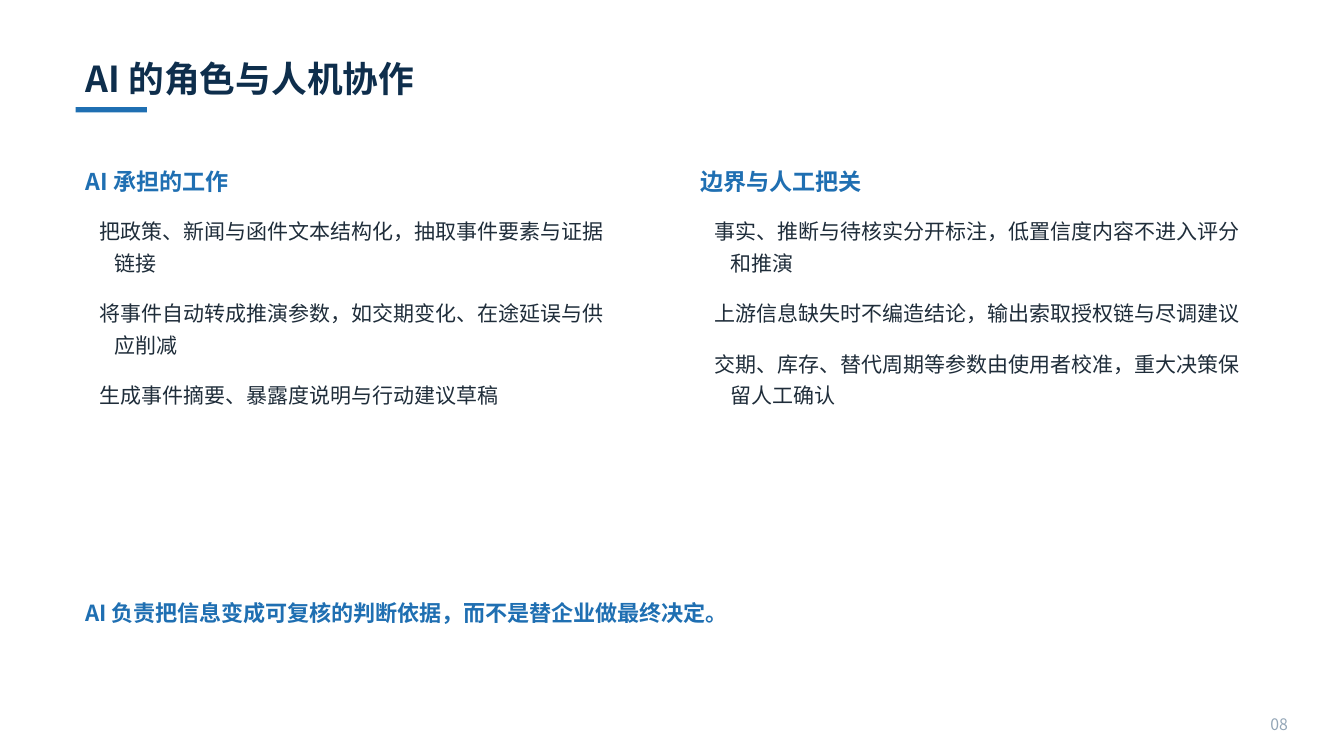
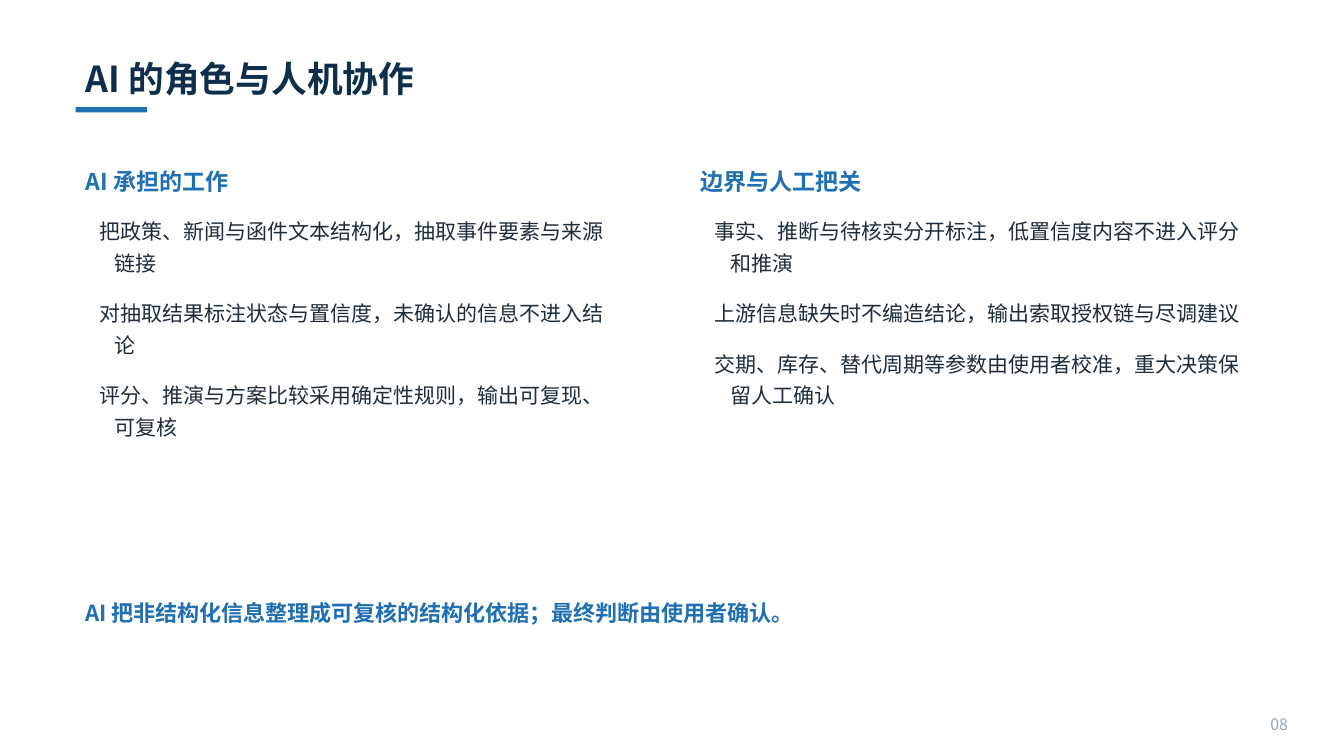
Before and after one commit to IdlebBack/diyuan-risk, a slide deck: slide 8 of docs/地缘风险_产品介绍PPT_20260908.pptx. Drawn at 1344x756 pixels with LibreOffice and Linux fonts; fonts in the diff are those of the drawing. Boxes give left, top, right and bottom in pixels: in the first picture for what was removed or moved away, otherwise in the second. Text is boxed around its words. In the diff, an @@ line names an element or a change of style, - is before the commit and + after.

```diff
--- a/docs/地缘风险_产品介绍PPT_20260908.pptx
+++ b/docs/地缘风险_产品介绍PPT_20260908.pptx
@@ text at <box>99,221,603,437</box>: text changed @@
-把政策、新闻与函件文本结构化，抽取事件要素与证据链接
-将事件自动转成推演参数，如交期变化、在途延误与供应削减
-生成事件摘要、暴露度说明与行动建议草稿
+把政策、新闻与函件文本结构化，抽取事件要素与来源链接
+对抽取结果标注状态与置信度，未确认的信息不进入结论
+评分、推演与方案比较采用确定性规则，输出可复现、可复核
@@ text at <box>86,602,794,625</box>: text changed @@
-AI 负责把信息变成可复核的判断依据，而不是替企业做最终决定。
+AI 把非结构化信息整理成可复核的结构化依据；最终判断由使用者确认。
```
Also in this commit, not shown: 10 other files.
